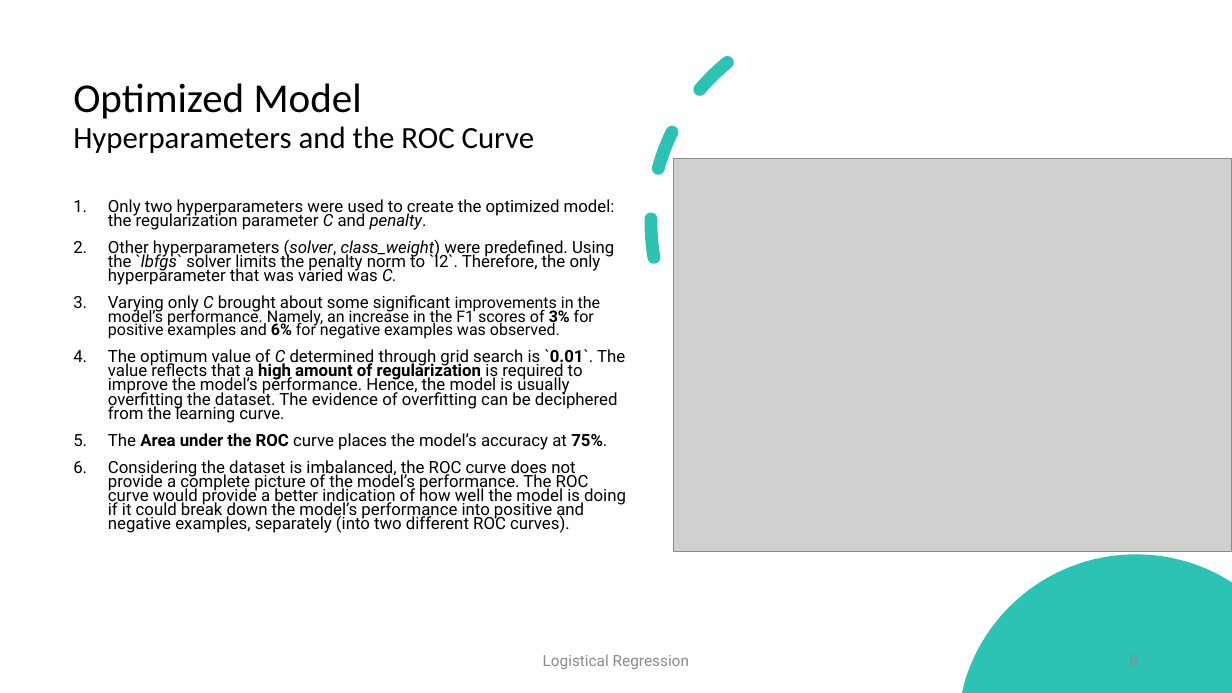
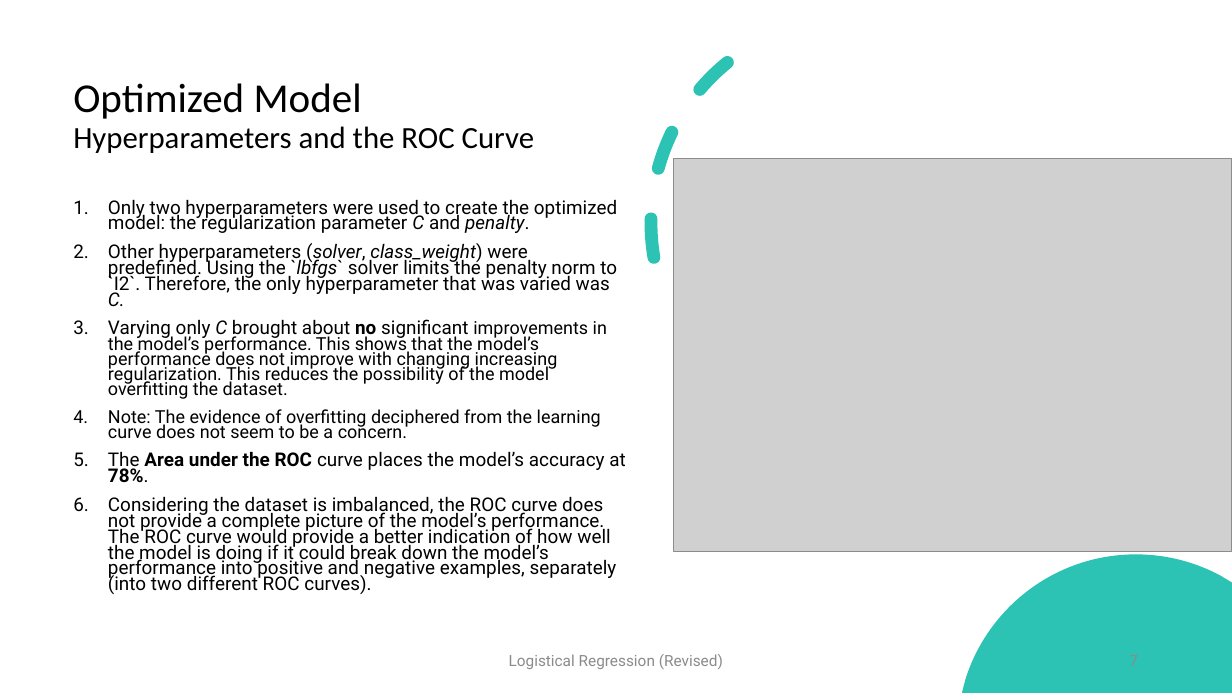
Before and after one commit to radroid/ml-algorithms-assignments, a slide deck: slide 7 of logistical_regression/Logistical Regression - Assignment 2.pptx (slide 8 before the commit). Drawn at 1232x693 pixels with LibreOffice and Linux fonts; fonts in the diff are those of the drawing; grey boxes stand for pictures. Boxes give left, top, right and bottom in pixels: in the first picture for what was removed or moved away, otherwise in the second. Text is boxed around its words. In the diff, an @@ line names an element or a change of style, - is before the commit and + after.

Commit message:
Update Logistical Regression - Assignment 2.pptx
Update presentation with new results

```diff
--- a/logistical_regression/Logistical Regression - Assignment 2.pptx
+++ b/logistical_regression/Logistical Regression - Assignment 2.pptx
@@ text at [108,200,617,594]: size 13.1 to 14.7 pt in "Only two hyperparameters were used to create ...", "Other hyperparameters (solver, class_weight) were predefined ...", "Considering the dataset is imbalanced, the ROC ..." @@
@@ text at [108,319,626,482]: text changed; size 13.1 to 14 pt @@
-3. Varying only C brought about some significant improvements in the model’s performance. Namely, an increase in the F1 scores of 3% for positive examples and 6% for negative examples was observed.
-4. The optimum value of C determined through grid search is `0.01`. The value reflects that a high amount of regularization is required to improve the model’s performance. Hence, the model is usually overfitting the dataset. The evidence of overfitting can be deciphered from the learning curve.
-5. The Area under the ROC curve places the model’s accuracy at 75%.
+3. Varying only C brought about no significant improvements in the model’s performance. This shows that the model’s performance does not improve with changing increasing regularization. This reduces the possibility of the model overfitting the dataset.
+4. Note: The evidence of overfitting deciphered from the learning curve does not seem to be a concern.
+5. The Area under the ROC curve places the model’s accuracy at 78%.
@@ text at [509,654,723,669]: text changed @@
-Logistical Regression
+Logistical Regression (Revised)
```
Also in this commit, not shown: 7 other slides changed, 1 slide removed.
